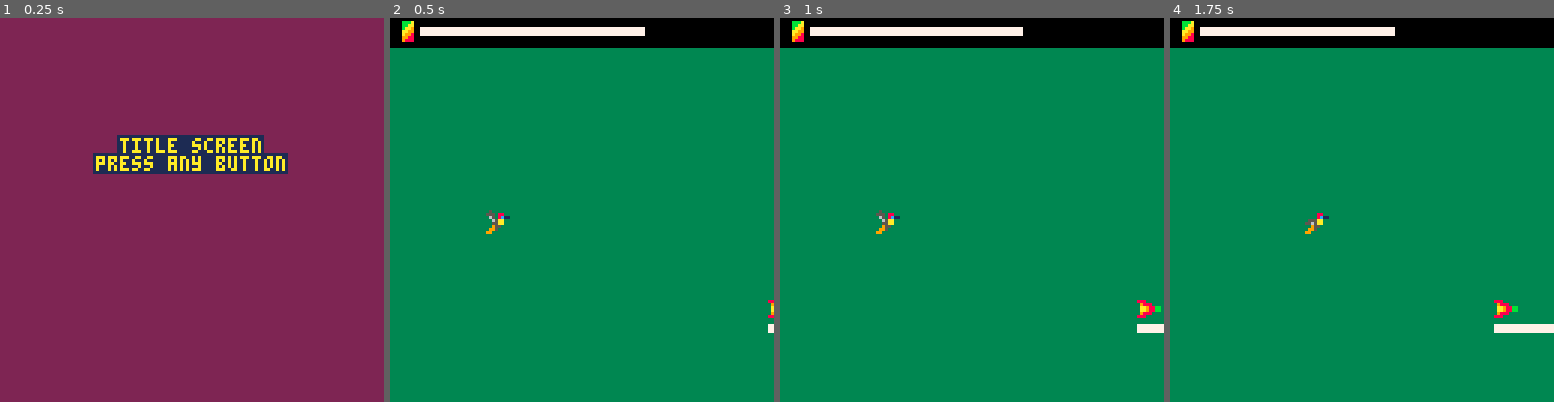
Above: before the commit, frames 1-4 (left to right).
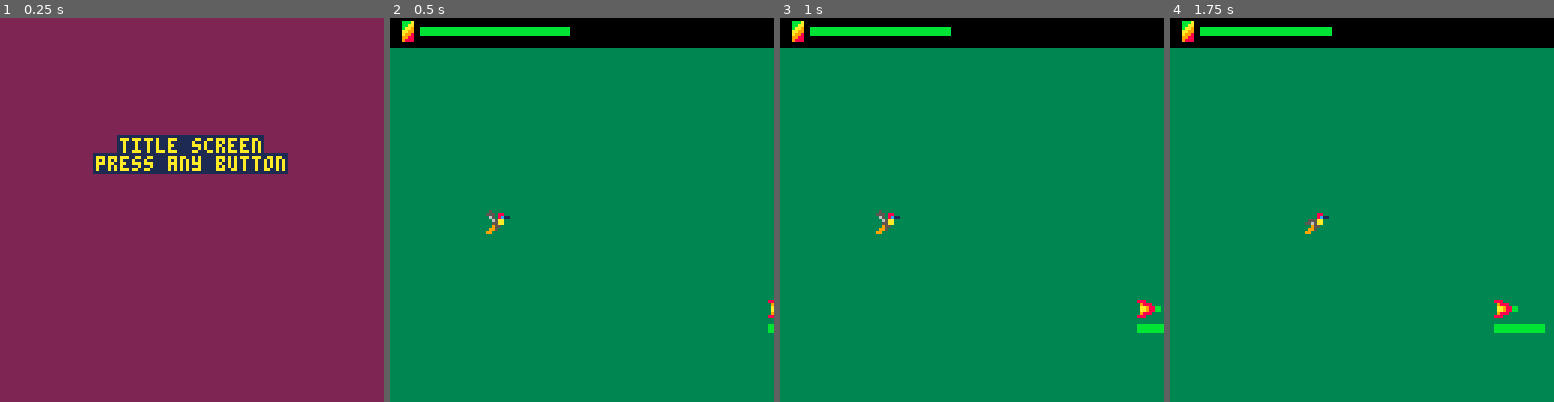
Above: after the commit, the same moments.

Repository: Cuttleshock/PICO-8-projects
Game: PICO-8 cartridge humm.p8
Same seed, same stepped clock (60 frames per second), same inputs: the game is played once before the commit and once after it.
Inputs:
- Up to frame 1 (0.25 s): no input
- Up to frame 2 (0.5 s): tap X (X key) at 0.33 s
- Up to frame 3 (1 s): tap O (Z key) at 0.7 s
- Up to frame 4 (1.75 s): tap X (X key) at 1.07 s; hold Right from 1.6 s (still down); tap O (Z key) at 1.7 s

Frame 1 is identical in both runs. In frame 2, 1.4% of the frame differs, in the area x 7-100%, y 2-83%; in frame 3, 1.5%; in frame 4, 1.6%.

Commit message:
Change juice display width, and colourise based on proportion remaining

Diff:
--- a/humm.p8
+++ b/humm.p8
@@ -45,7 +45,6 @@
 scrnbt = 128
 minspeed = 0.25
 maxage = 2*3*2*5*7*2*3
-fdmult = 0.25 -- fuel display mult
 
 -- state
 nextspawn = 0
@@ -152,9 +151,9 @@
 	rectfill(
 	 self.x,
 	 self.y+9,
-	 self.x+self.juice*fdmult,
+	 self.x+16*self.juice/80,
 	 self.y+11,
-	 7
+	 self.juice == 0 and 8 or 11
 	)
 end
 
@@ -221,12 +220,18 @@
 	 self.y
 	)
 	spr(21,2,0)
+	local jcefrac = self.juice/300
+	local jceclr =
+	    jcefrac < 0.25 and 8
+	 or jcefrac < 0.5 and 9
+	 or jcefrac < 0.75 and 10
+	 or 11
 	rectfill(
 	 10,
 	 3,
-	 10+self.juice*fdmult,
+	 10+50*jcefrac,
 	 5,
-	 7
+	 jceclr
 	)
 end
 
